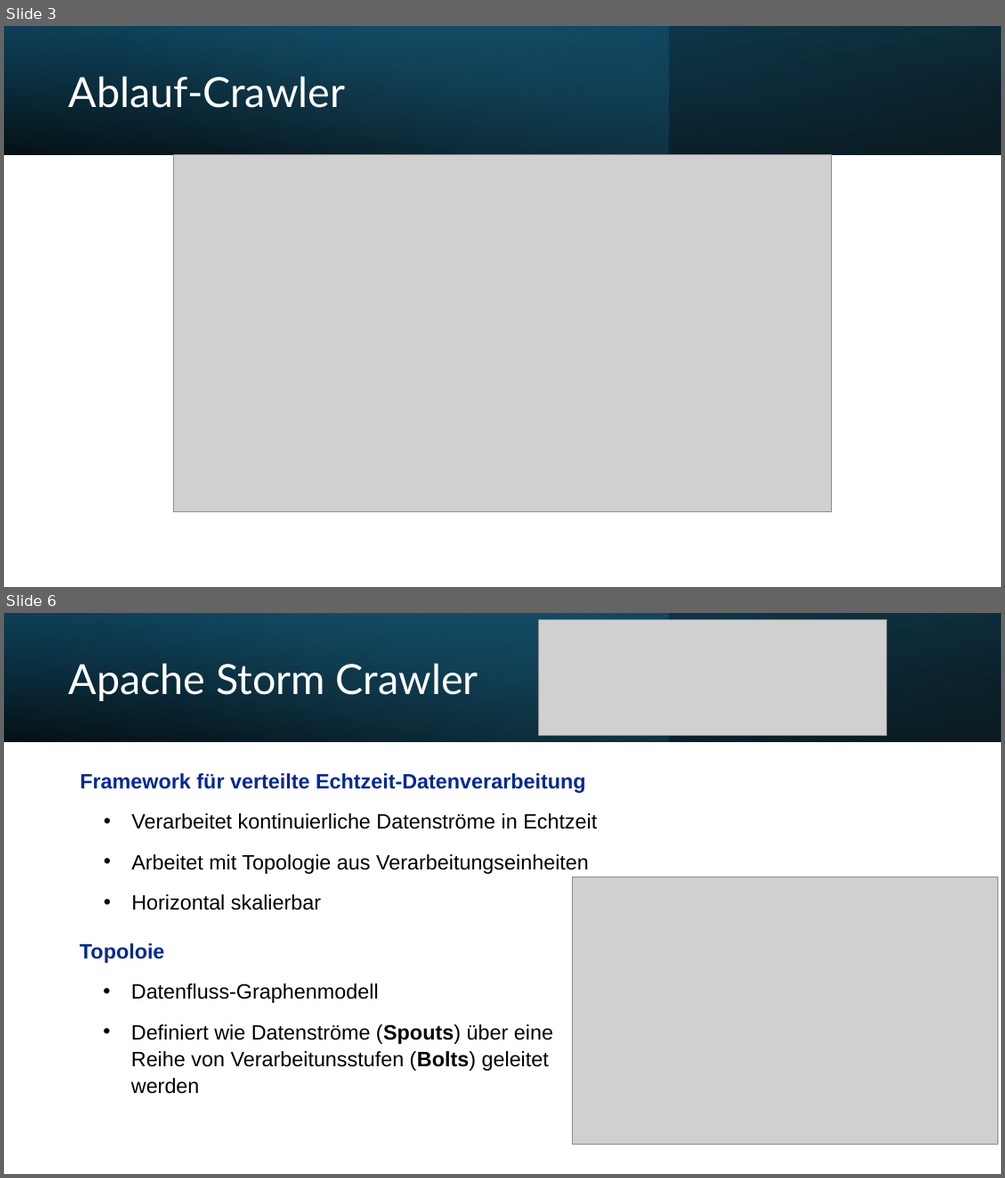
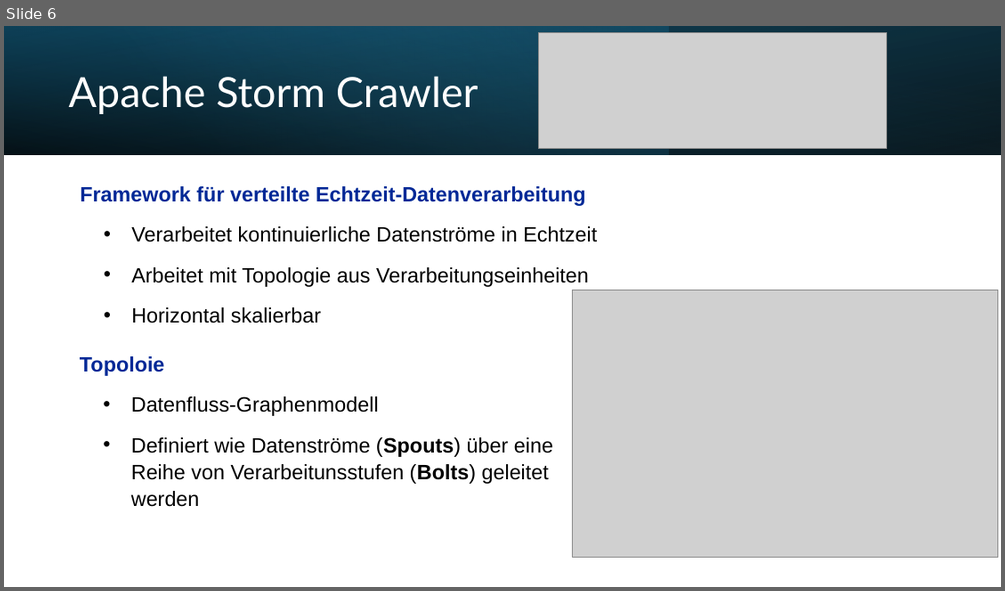
Before and after one commit to lroskn/praesi, a slide deck: Endergebnis.pptx. Shown one above the other, each under a label of ours: slides 3 and 6 before the commit, slide 6 after it; the slides between them are not shown. The pictures are 1005x1178 and 1005x591 pixels, drawn with LibreOffice and Linux fonts; fonts in the diff are those of the drawing; grey boxes stand for pictures. Boxes give left, top, right and bottom in pixels: in the first picture for what was removed or moved away, otherwise in the second. Text is boxed around its words. In the diff, an @@ line names an element or a change of style, - is before the commit and + after.

```diff
--- a/Endergebnis.pptx
+++ b/Endergebnis.pptx
@@ slide 3 removed at box(4, 26, 1001, 587), background #FFFFFF @@
@@ rectangle removed at box(4, 26, 1001, 155) @@
@@ rectangle removed at box(4, 26, 669, 155) @@
@@ rectangle removed at box(4, 26, 1001, 155) @@
@@ title removed at box(69, 76, 345, 108) @@
-Ablauf-Crawler
@@ picture removed at box(174, 155, 831, 511) @@
```
Also in this commit, not shown: 1 slide changed, 4 slides added, 3 other slides removed.
